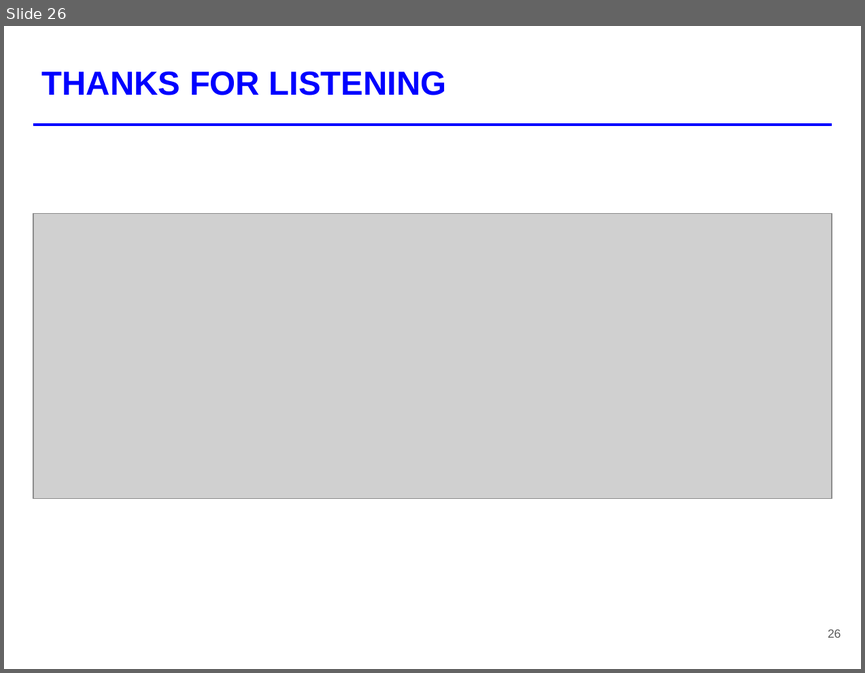
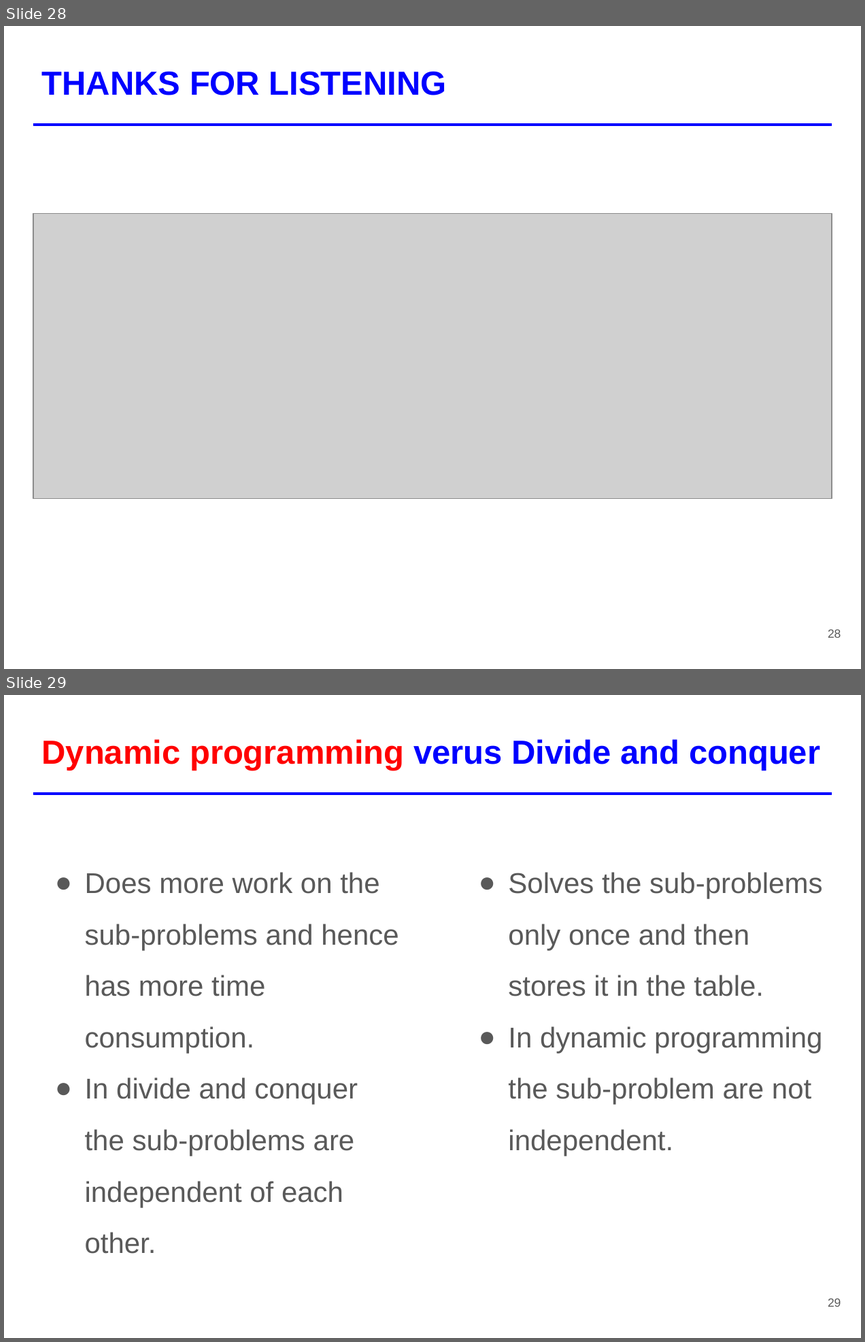
Before and after one commit to tiennvcs/CS112.L11.KHTN-DesignAnalysisAlgorithm, a slide deck: Seminar/[Seminar] Divide and Conquer.pptx. Shown one above the other, each under a label of ours: slide 26 before the commit, slides 28 and 29 after it. The pictures are 865x673 and 865x1342 pixels, drawn with LibreOffice and Linux fonts; fonts in the diff are those of the drawing; grey boxes stand for pictures. Boxes give left, top, right and bottom in pixels: in the first picture for what was removed or moved away, otherwise in the second. Text is boxed around its words. In the diff, an @@ line names an element or a change of style, - is before the commit and + after.

```diff
--- a/Seminar/[Seminar] Divide and Conquer.pptx
+++ b/Seminar/[Seminar] Divide and Conquer.pptx
@@ slide 29 added at <box>4,695,861,1338</box>, background #FFFFFF; not listed: 1 template element that a slide beside it also shows @@
@@ title added at <box>42,739,820,770</box>, 28 pt, text #0000FF, bold @@
+Dynamic programming verus Divide and conquer
@@ text added at <box>85,872,398,1253</box>, 24 pt, text #595959 @@
+● Does more work on the sub-problems and hence has more time consumption.
+● In divide and conquer the sub-problems are independent of each other.
@@ text added at <box>508,872,822,1156</box>, 24 pt, text #595959 @@
+● Solves the sub-problems only once and then stores it in the table.
+● In dynamic programming the sub-problem are not independent.
@@ page number added at <box>827,1298,840,1306</box>, 10 pt, text #595959 @@
+29
@@ what was slide 26 is now slide 28 @@
@@ page number at <box>827,629,840,637</box>: text changed @@
-26
+28
```
Also in this commit, not shown: 17 slides changed, 6 other slides added, 1 slide removed.
